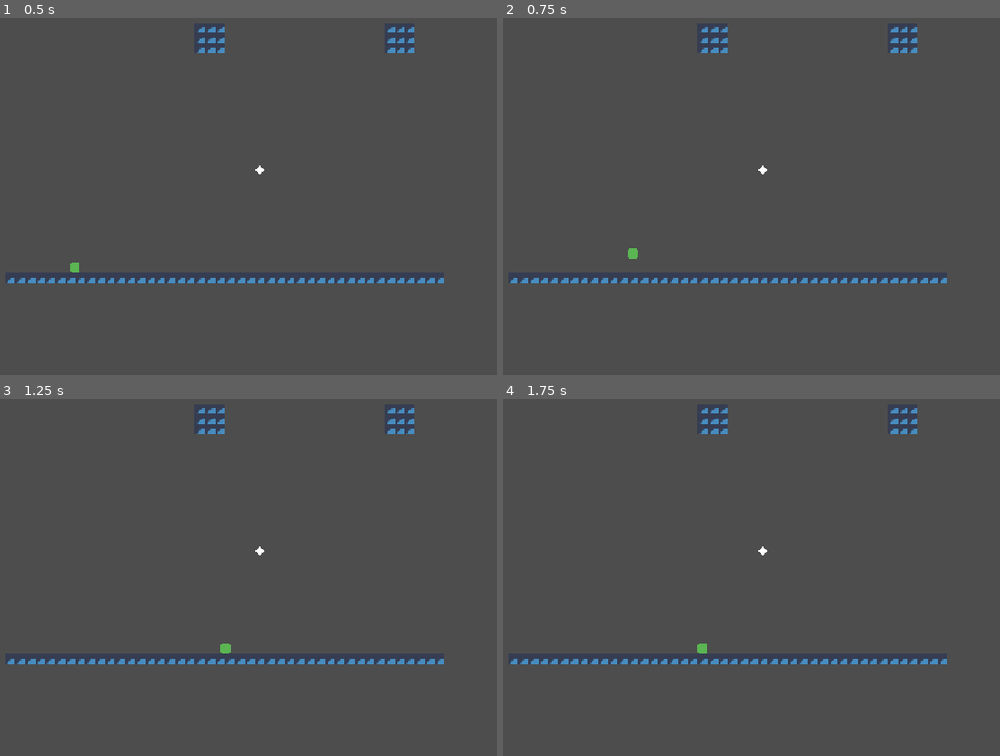
Above: before the commit, frames 1-4 (two rows, left to right).
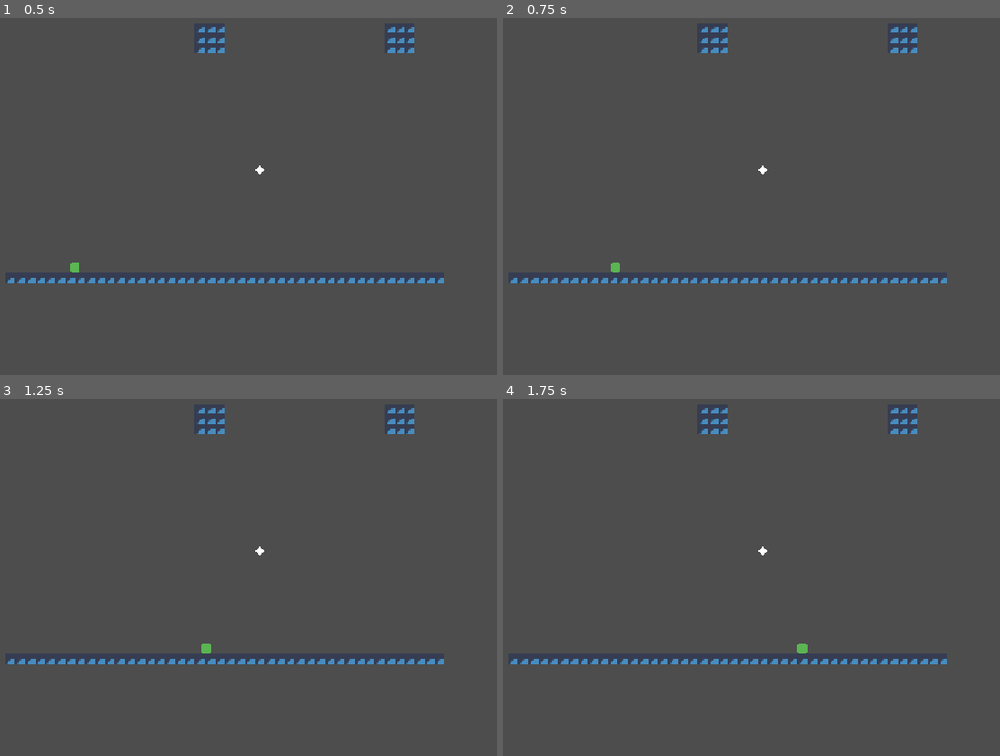
Above: after the commit, the same moments.

Repository: MadAvidCoder/Spin-phibian
Game: Godot game, scene res://scenes/main.tscn
Two runs of this game, one before a commit and one after it. Both use one fixed random seed, a clock stepped at 60 frames per second and the inputs below. The engine's default icon, where the game draws it, is replaced by a stand-in: a white triangle on a blue panel in a dark square.
Inputs (mouse positions are in pixels of both pictures, inside the frame that each line leads up to):
- Up to frame 1 (0.5 s): no input
- Up to frame 2 (0.75 s): tap Enter at 0.5 s; move the mouse to (865, 153) at 0.52 s; hold D (right) from 0.53 s (still down); click (865, 153) at 0.6 s
- Up to frame 3 (1.25 s): keep holding D (right)
- Up to frame 4 (1.75 s): keep holding D (right); tap Space at 1.25 s; move the mouse to (562, 573) at 1.27 s; click (562, 573) at 1.35 s

Frame 1 is identical in both runs. In frame 2, 0.1% of the frame differs, in the area x 21-28%, y 64-72%; in frame 3, 0.1%, in the area x 40-47%, y 68-72%; in frame 4, 0.1%.

Commit message:
Lock orbit to anchors Refactored the grappling system to only be activated by clicking on an anchor

Diff:
--- a/src/project.godot
+++ b/src/project.godot
@@ -47,6 +47,11 @@
 ]
 }
 
+[layer_names]
+
+2d_physics/layer_1="Walls"
+2d_physics/layer_2="Anchors"
+
 [physics]
 
 3d/physics_engine="Jolt Physics"
--- a/src/scenes/anchor.tscn
+++ b/src/scenes/anchor.tscn
@@ -2,12 +2,18 @@
 
 [ext_resource type="Script" uid="uid://dwkq7b7oj7v5" path="res://scripts/base_anchor.gd" id="1_gdjek"]
 
+[sub_resource type="CircleShape2D" id="CircleShape2D_2cus8"]
+radius = 11.0
+
 [node name="Anchor" type="StaticBody2D" unique_id=1354435780]
+collision_layer = 2
+collision_mask = 2
+input_pickable = true
 script = ExtResource("1_gdjek")
 metadata/_custom_type_script = "uid://dwkq7b7oj7v5"
 
 [node name="Polygon2D" type="Polygon2D" parent="." unique_id=1288380937]
 polygon = PackedVector2Array(-7.5, 0, 0, -7.5, 7.5, 0, 0, 7.5)
 
-[node name="CollisionPolygon2D" type="CollisionPolygon2D" parent="." unique_id=727922183]
-polygon = PackedVector2Array(-7.5, 0, 0, -7.5, 7.5, 0, 0, 7.5)
+[node name="CollisionPolygon2D" type="CollisionShape2D" parent="." unique_id=871511499]
+shape = SubResource("CircleShape2D_2cus8")
--- a/src/scripts/base_anchor.gd
+++ b/src/scripts/base_anchor.gd
@@ -7,6 +7,10 @@
 	frog = get_tree().get_first_node_in_group("frog")
 	print(frog.name)
 
+func _input_event(viewport: Viewport, event: InputEvent, shape_idx: int) -> void:
+	if event is InputEventMouseButton and event.pressed:
+		frog.on_anchor_clicked(self)
+
 func on_grabbed():
 	pass
 
--- a/src/scripts/frog.gd
+++ b/src/scripts/frog.gd
@@ -25,14 +25,15 @@
 const SPEED: float = 300.0
 
 func _physics_process(delta: float) -> void:
-	# HACK: Temporary only
-	if Input.is_action_just_pressed("grapple"):
-		enter_grapple(get_global_mouse_position())
-	if Input.is_action_just_released("grapple"):
+	if Input.is_action_just_released("grapple") and (state == States.PULLING or state == States.ORBITING):
 		change_state(States.AIR)
 
 	process_state(delta)
 	move_and_slide()
+
+func on_anchor_clicked(anchor: Anchor):
+	if state == States.GROUND or state == States.AIR:
+		enter_grapple(anchor.position)
 
 func change_state(new_state: States):
 	exit_state()
